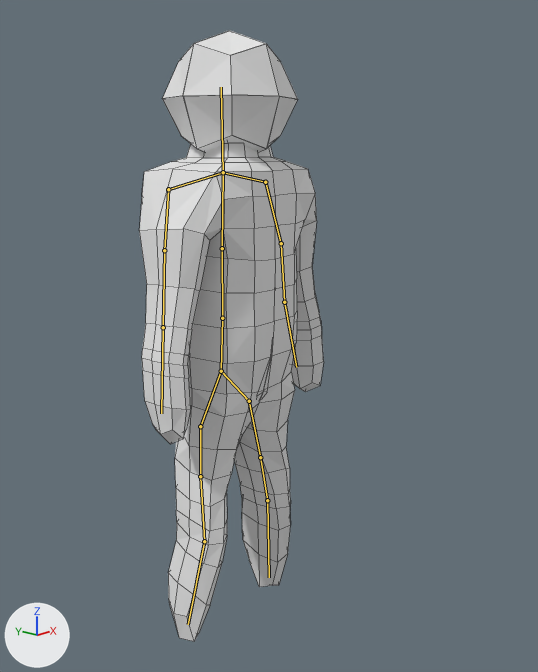
The Blender file assets/stickman with head.blend: old version first, new version second.
Camera for both pictures: a camera (50 mm lens) standing at (-8.8, -8.59, 3.17) and looking at (0.17, -0.74, 0.12). Arrows for +X, +Y and +Z are at lower left; the lights stay in place. The bones that bend it are drawn over the model as lines. Mesh edges are drawn as thin lines.

The first picture shows 'Body'.
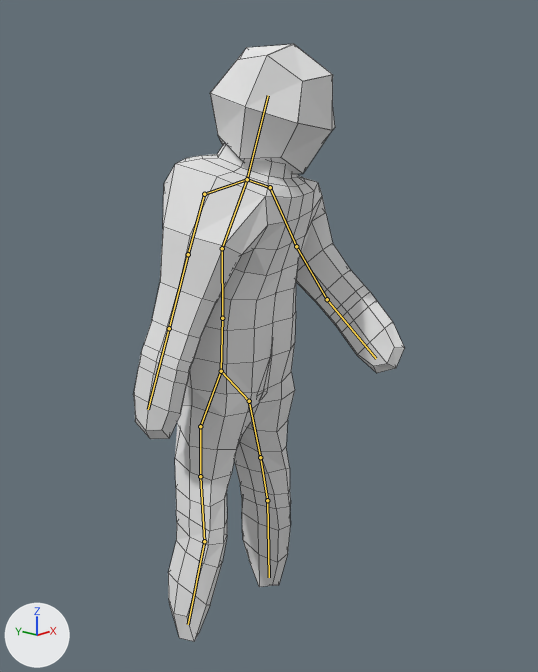
The newer file adds an action. The first version stands in its rest pose; the second is drawn at frame 60 of the action 'PunchingAttackAnimation'.

What differs and where, as boxes [x1, y1, x2, y2] in the pictures (538 x 672 px):
'Body', posed (46% wider)
    before: [139, 30, 324, 641]
    after: [133, 44, 404, 641]
bone 'Bone.002', root to tip
    before: (222, 248) to (223, 172)
    after: (222, 248) to (247, 179)
bone 'Bone.038', root to tip
    before: (265, 182) to (281, 243)
    after: (270, 187) to (296, 246)
bone 'Bone.017', root to tip
    before: (281, 243) to (284, 302)
    after: (296, 246) to (327, 299)
bone 'Bone.018', root to tip
    before: (284, 302) to (296, 367)
    after: (327, 299) to (376, 358)

Diff of the bpy script that builds the scene:
```diff
--- a/assets/stickman with head.blend.py
+++ b/assets/stickman with head.blend.py
@@ bone_bone_002 @@
 bone_bone_002 = bpy.data.objects['Armature'].pose.bones['Bone.002']  # child of 'Bone.001'
-bone_bone_002.rotation_quaternion = (1.0, 0.0, 0.0, 0.0)  # degrees (0, 0, 0)
+bone_bone_002.rotation_quaternion = (0.979, 0.16, 0.117, -0.043)  # degrees (18, 14, -3)
@@ bone_bone_038 @@
 bone_bone_038 = bpy.data.objects['Armature'].pose.bones['Bone.038']  # child of 'Bone.016'
-bone_bone_038.rotation_quaternion = (1.0, 0.0, 0.0, 0.0)  # degrees (0, 0, 0)
+bone_bone_038.rotation_quaternion = (0.959, 0.152, -0.022, -0.236)  # degrees (18, 2, -27)
@@ bone_bone_017 @@
 bone_bone_017 = bpy.data.objects['Armature'].pose.bones['Bone.017']  # child of 'Bone.038'
-bone_bone_017.rotation_quaternion = (1.0, 0.0, 0.0, 0.0)  # degrees (0, 0, 0)
+bone_bone_017.rotation_quaternion = (0.974, 0.005, 0.006, -0.225)  # degrees (0, 1, -26)
@@ bone_bone_018 @@
 bone_bone_018 = bpy.data.objects['Armature'].pose.bones['Bone.018']  # child of 'Bone.017'
-bone_bone_018.rotation_quaternion = (1.0, 0.0, 0.0, 0.0)  # degrees (0, 0, 0)
+bone_bone_018.rotation_quaternion = (0.999, -0.008, -0.003, -0.047)  # degrees (-1, 0, -5)
```
